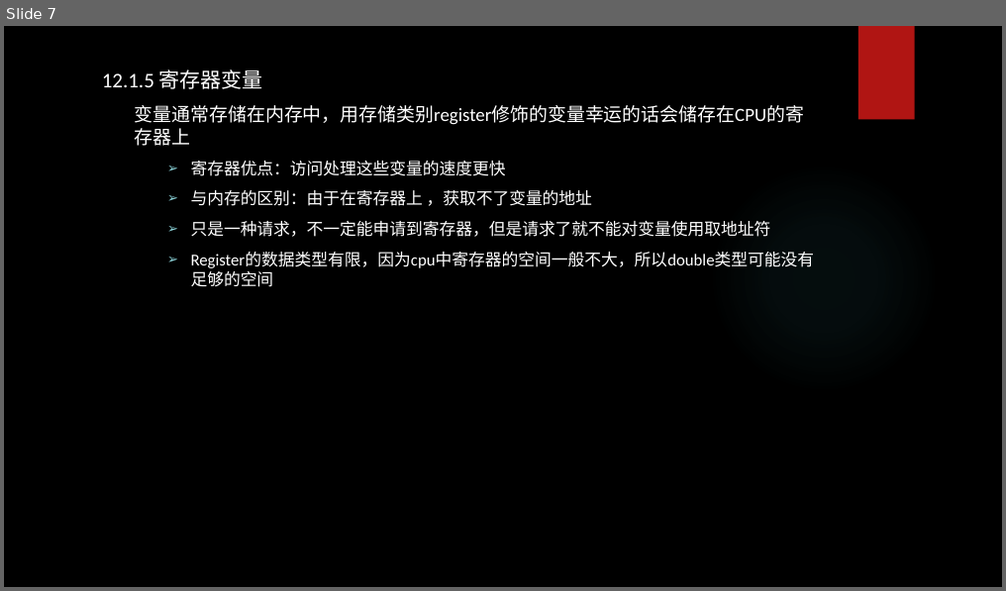
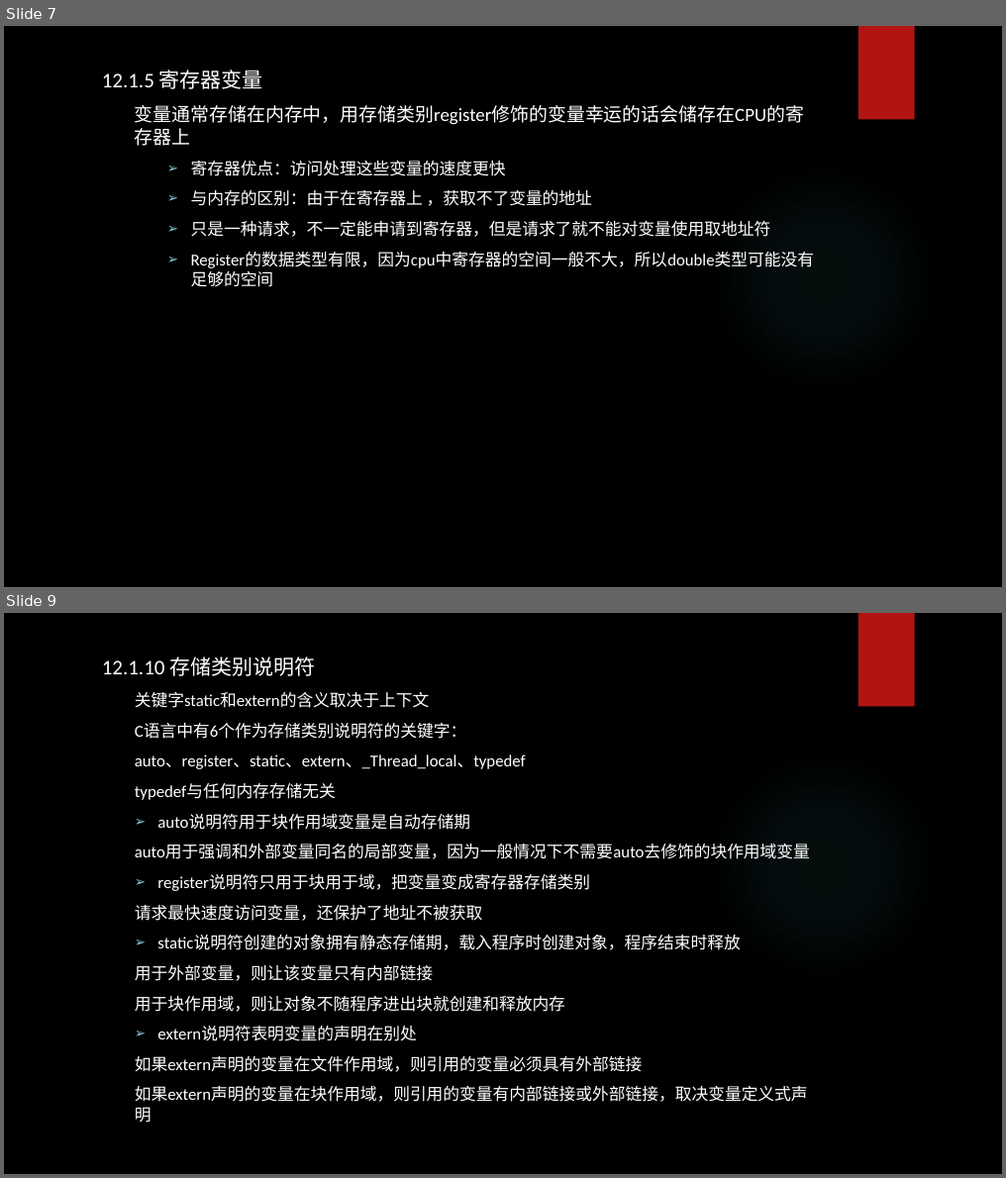
Before and after one commit to tsyin/c_ppt-code, a slide deck: 12存储类别、链接和内存管理.pptx. Shown one above the other, each under a label of ours: slide 7 before the commit, slides 7 and 9 after it; the slides between them are not shown. The pictures are 1006x591 and 1006x1178 pixels, drawn with LibreOffice and Linux fonts; fonts in the diff are those of the drawing; background and template pictures are left out. Boxes give left, top, right and bottom in pixels: in the first picture for what was removed or moved away, otherwise in the second. Text is boxed around its words. In the diff, an @@ line names an element or a change of style, - is before the commit and + after.

```diff
--- a/12存储类别、链接和内存管理.pptx
+++ b/12存储类别、链接和内存管理.pptx
@@ slide 9 added at bbox=[4, 613, 1002, 1174], background picture (left out); not listed: 2 template elements that a slide beside it also shows @@
@@ text added at bbox=[102, 657, 810, 1123], 16 pt, text #FFFFFF @@
+12.1.10 存储类别说明符
+  关键字static和extern的含义取决于上下文
+  C语言中有6个作为存储类别说明符的关键字：
+  auto、register、static、extern、_Thread_local、typedef
+  typedef与任何内存存储无关
+  ➢ auto说明符用于块作用域变量是自动存储期
+  auto用于强调和外部变量同名的局部变量，因为一般情况下不需要auto去修饰的块作用域变量
+  ➢ register说明符只用于块用于域，把变量变成寄存器存储类别
+  请求最快速度访问变量，还保护了地址不被获取
+  ➢ static说明符创建的对象拥有静态存储期，载入程序时创建对象，程序结束时释放
+  用于外部变量，则让该变量只有内部链接
+  用于块作用域，则让对象不随程序进出块就创建和释放内存
+  ➢ extern说明符表明变量的声明在别处
+  如果extern声明的变量在文件作用域，则引用的变量必须具有外部链接
+  如果extern声明的变量在块作用域，则引用的变量有内部链接或外部链接，取决变量定义式声明
```
Also in this commit, not shown: 1 slide changed, 3 other slides added.
